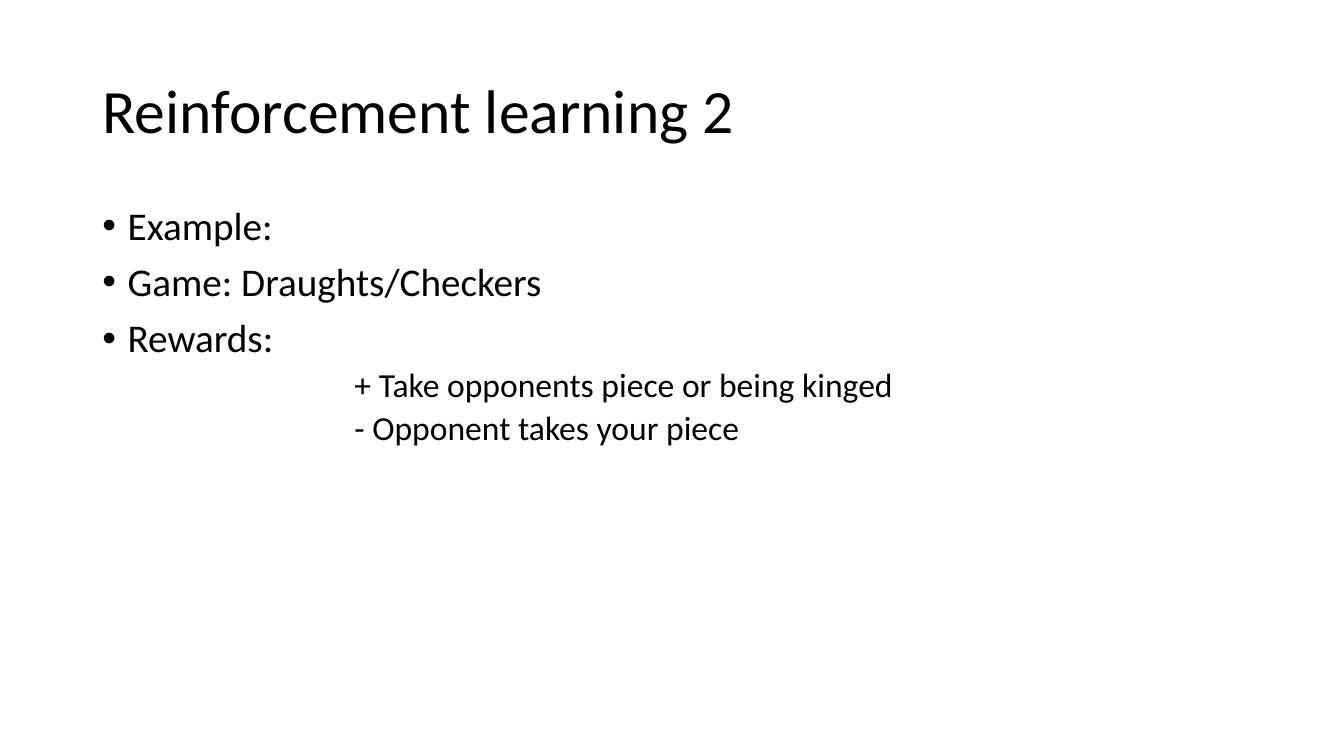
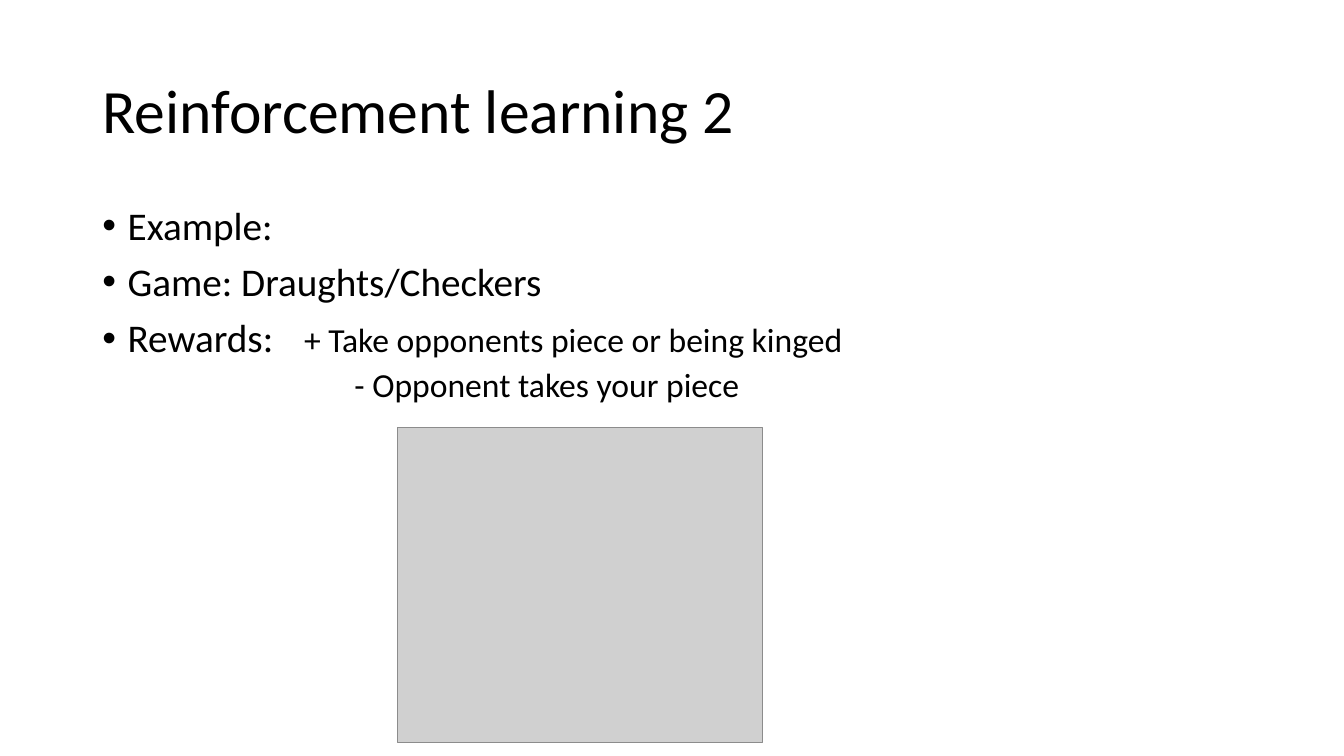
Before and after one commit to eoghan96/Reinforcement-Learning-with-Games, a slide deck: slide 5 of Documents/Presentation Slides.pptm (slide 4 before the commit). Drawn at 1344x756 pixels with LibreOffice and Linux fonts; fonts in the diff are those of the drawing; grey boxes stand for pictures. Boxes give left, top, right and bottom in pixels: in the first picture for what was removed or moved away, otherwise in the second. Text is boxed around its words. In the diff, an @@ line names an element or a change of style, - is before the commit and + after.

```diff
--- a/Documents/Presentation Slides.pptm
+++ b/Documents/Presentation Slides.pptm
@@ text at box(128, 324, 843, 358): text changed @@
-• Rewards:
-  + Take opponents piece or being kinged
+• Rewards: + Take opponents piece or being kinged
@@ picture added at box(397, 427, 762, 742) @@
```
Also in this commit, not shown: 5 other slides changed, 1 slide added.
